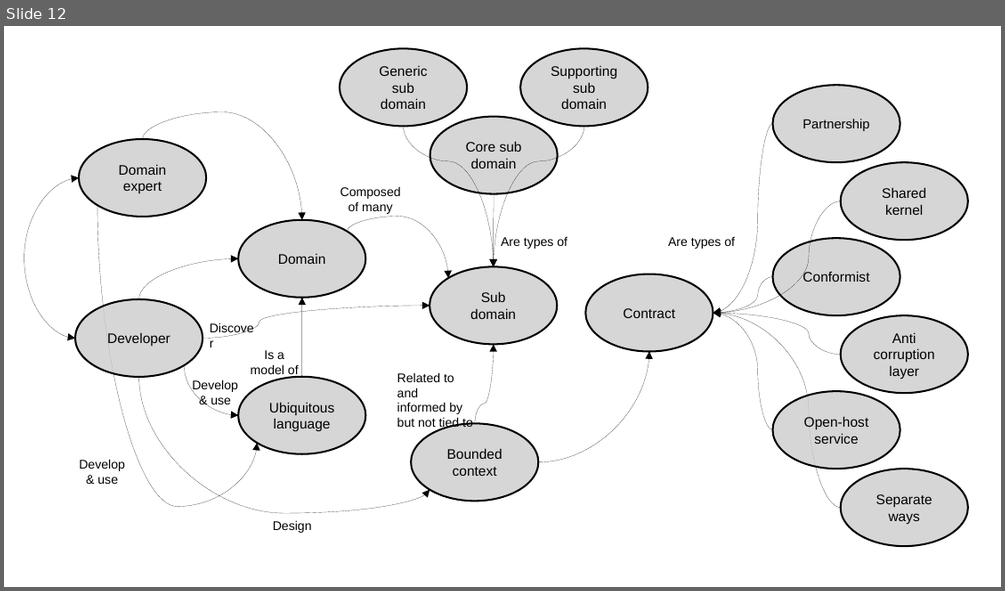
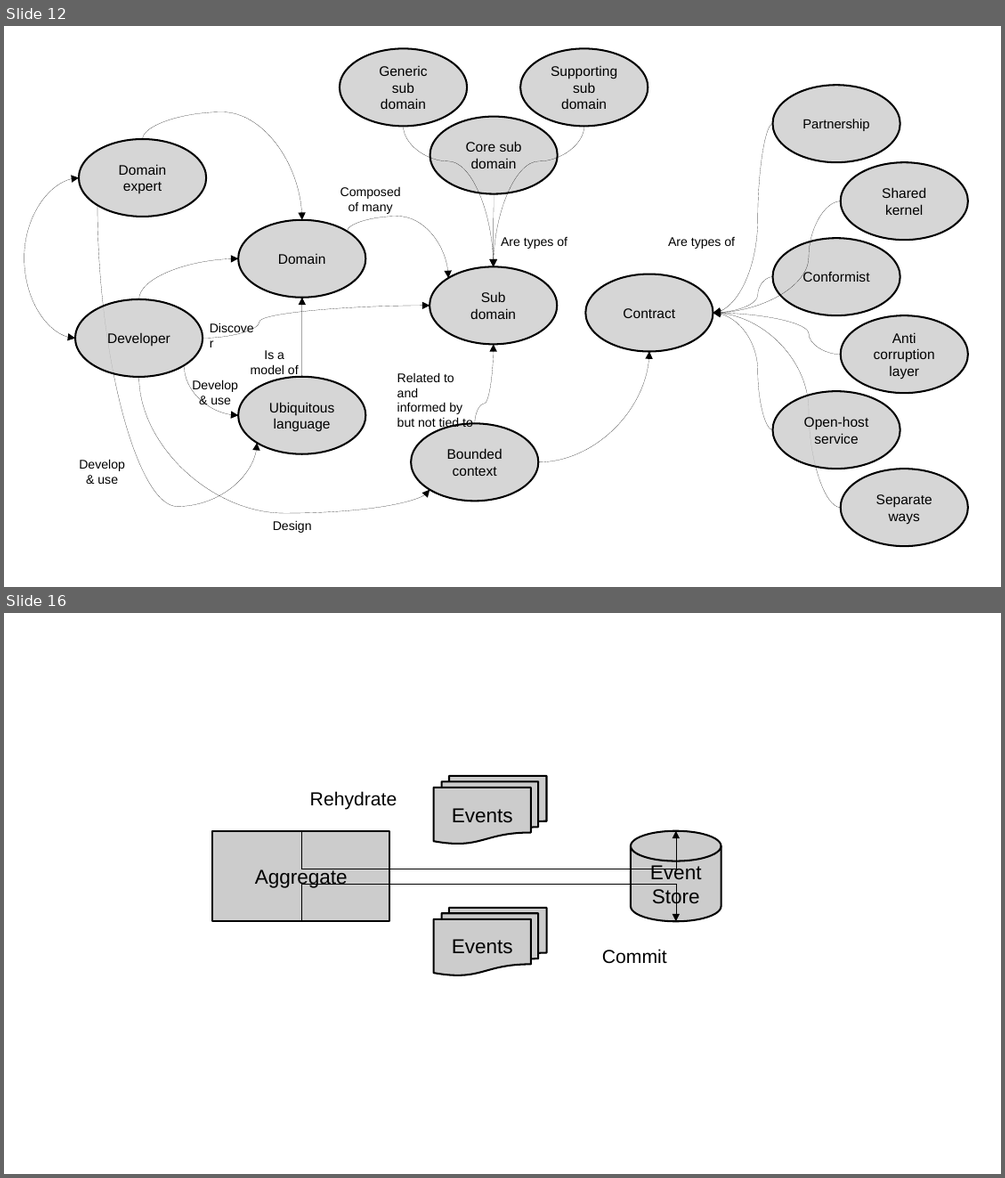
Before and after one commit to megakevin/end-point-blog, a slide deck: 2025/09/high-level-system-analysis-and-design-ddd-part-1/diagrams.odp. Shown one above the other, each under a label of ours: slide 12 before the commit, slides 12 and 16 after it; the slides between them are not shown. The pictures are 1005x591 and 1005x1178 pixels, drawn with LibreOffice and Linux fonts; fonts in the diff are those of the drawing. Boxes give left, top, right and bottom in pixels: in the first picture for what was removed or moved away, otherwise in the second. Text is boxed around its words. In the diff, an @@ line names an element or a change of style, - is before the commit and + after.

```diff
--- a/2025/09/high-level-system-analysis-and-design-ddd-part-1/diagrams.odp
+++ b/2025/09/high-level-system-analysis-and-design-ddd-part-1/diagrams.odp
@@ slide 16 added at <box>4,613,1001,1174</box>, background #FFFFFF @@
@@ rectangle added at <box>185,748,750,997</box>, fill #FFFFFF, outline #FFFFFF 0 pt @@
@@ text added at <box>310,791,397,810</box>, 15 pt, text #000000 @@
+Rehydrate
@@ flow chart multidocument added at <box>434,776,547,844</box>, fill #CCCCCC, outline #000000 1.45 pt, 16 pt, text #000000 @@
+Events
@@ rectangle added at <box>212,831,389,922</box>, fill #CCCCCC, outline #000000 1.45 pt, 16 pt, text #000000 @@
+Aggregate
@@ elbow arrow added from (300, 831) to (676, 831), #000000 0 pt @@
@@ cylinder added at <box>631,831,721,922</box>, fill #CCCCCC, outline #000000 1.45 pt, 16 pt, text #000000 @@
+Event Store
@@ elbow arrow added from (300, 922) to (676, 922), #000000 0 pt @@
@@ flow chart multidocument added at <box>434,908,547,976</box>, fill #CCCCCC, outline #000000 1.45 pt, 16 pt, text #000000 @@
+Events
@@ text added at <box>602,949,667,964</box>, 15 pt, text #000000 @@
+Commit
```
Also in this commit, not shown: 4 other slides added, 6 other files.
